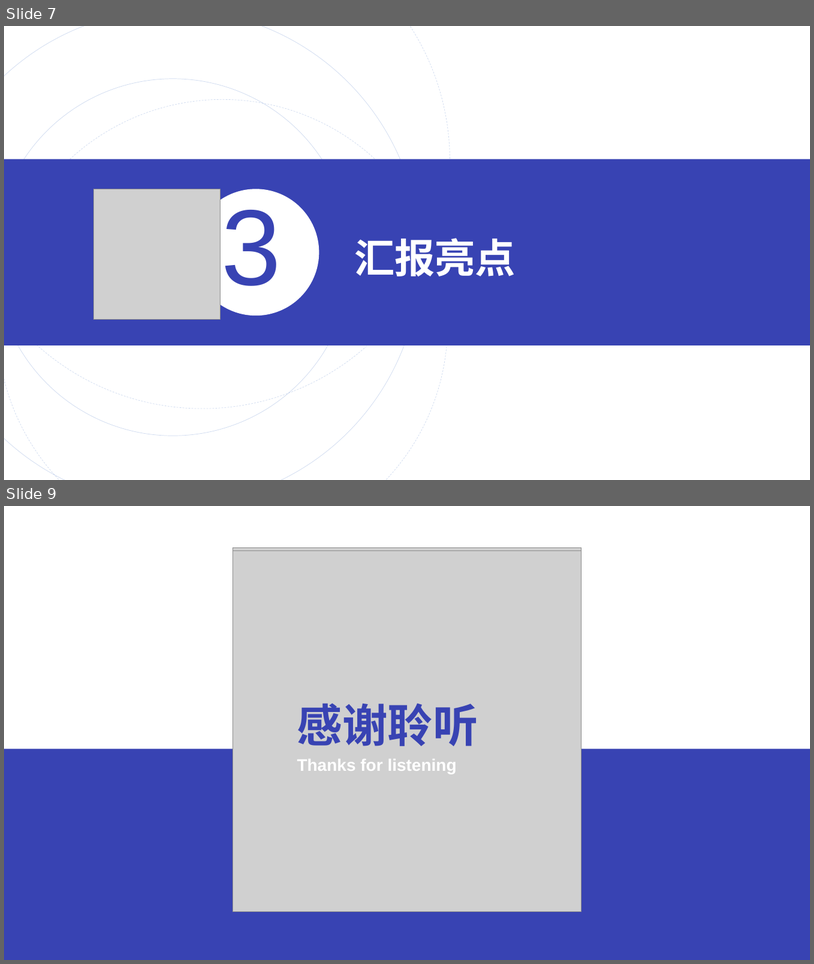
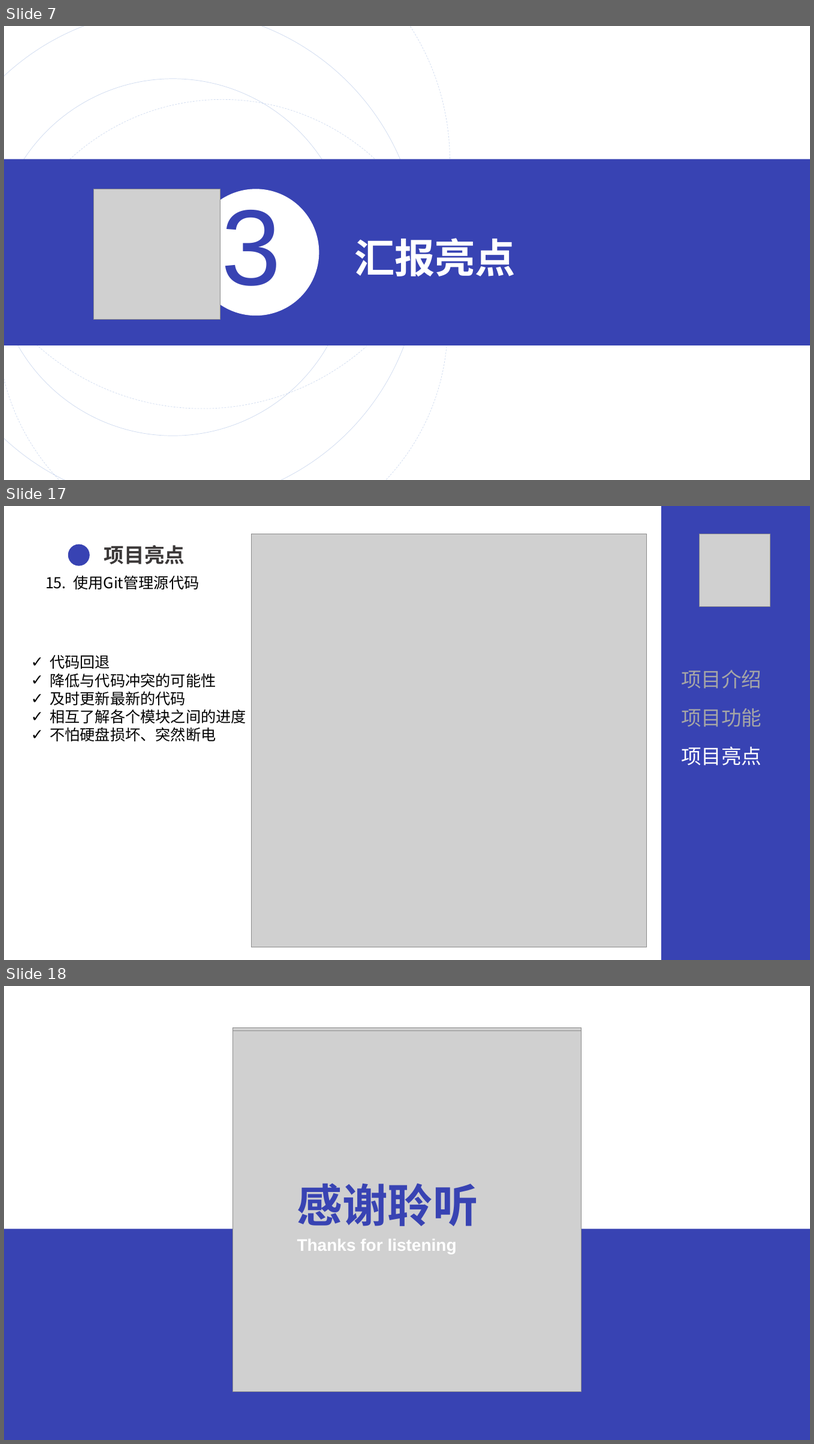
Before and after one commit to lldw05/QGAssessment2023Spring, a slide deck: Final/答辩PPT.pptx. Shown one above the other, each under a label of ours: slides 7 and 9 before the commit, slides 7, 17 and 18 after it; the slides between them are not shown. The pictures are 814x964 and 814x1444 pixels, drawn with LibreOffice and Linux fonts; fonts in the diff are those of the drawing; grey boxes stand for pictures. Boxes give left, top, right and bottom in pixels: in the first picture for what was removed or moved away, otherwise in the second. Text is boxed around its words. In the diff, an @@ line names an element or a change of style, - is before the commit and + after.

Commit message:
PPT+项目文档

```diff
--- a/Final/答辩PPT.pptx
+++ b/Final/答辩PPT.pptx
@@ slide 17 added at [4,506,810,960], background #FFFFFF @@
@@ rectangle added at [662,506,810,960], fill #3843B3 @@
@@ picture added at [251,534,647,947] @@
@@ picture added at [699,534,770,607] @@
@@ ellipse added at [68,544,90,566], fill #3843B3 @@
@@ text added at [104,545,185,564], 24 pt, text #3B3838, bold @@
+项目亮点
@@ text added at [45,575,199,589], 18 pt, text #000000 @@
+15. 使用Git管理源代码
@@ text added at [50,655,246,741], 18 pt, text #000000 @@
+✓ 代码回退
+✓ 降低与代码冲突的可能性
+✓ 及时更新最新的代码
+✓ 相互了解各个模块之间的进度
+✓ 不怕硬盘损坏、突然断电
@@ text added at [681,670,762,688], 24 pt, text #A6A6A6 @@
+项目介绍
@@ text added at [681,708,762,727], 24 pt, text #A6A6A6 @@
+项目功能
@@ text added at [681,746,762,765], 24 pt, text #FFFFFF @@
+项目亮点
@@ what was slide 9 is now slide 18 @@
```
Also in this commit, not shown: 3 slides changed, 8 other slides added, 1 other file.
